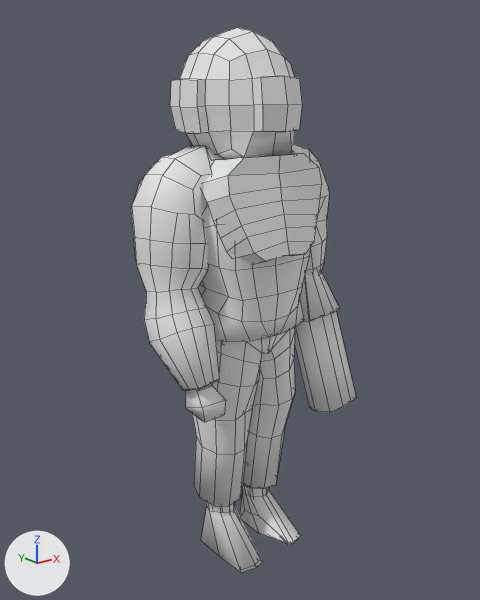
An edit to the FBX model Hayes_Ethan_collab/Assets/Models/Player/PlayerModel.fbx, drawn before and after from the same camera.
The view is the same before and after, from a 50 mm camera at (-1.79, -2.22, 2.0) aimed at (0.0, 0.01, 1.11). Every picture has the same lights, and +X, +Y and +Z are marked at lower left. Mesh edges are drawn as thin lines. Vertices at the same position are counted once.
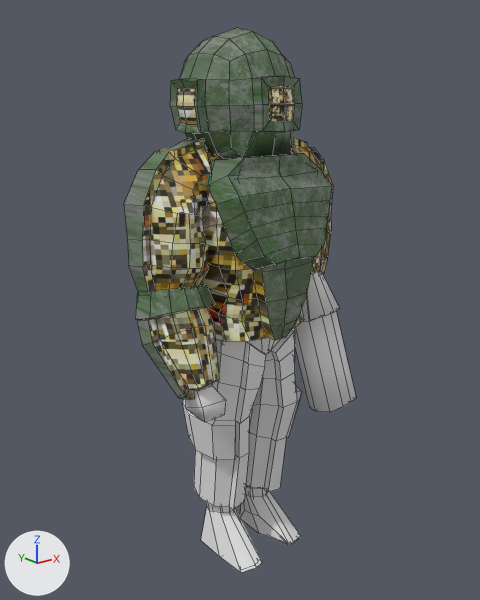
Patch to the scene script:
```diff
--- a/Hayes_Ethan_collab/Assets/Models/Player/PlayerModel.fbx.py
+++ b/Hayes_Ethan_collab/Assets/Models/Player/PlayerModel.fbx.py
@@ mat_helmet @@
+mat_helmet = principled_material('Helmet')
+mat_helmet.texture = img_divinghelmet_png  # with its transparency
@@ mat_chestplate @@
+mat_chestplate = principled_material('Chestplate')
+mat_chestplate.texture = img_chestplate_png  # with its transparency
@@ me_cube_007 @@
-me_cube_007.from_pydata(...)  # 211 vertices, 210 faces; spans x -0.296..0.296, y -0.229..0.362, z 1.421..2.361
+me_cube_007.from_pydata(...)  # 235 vertices, 234 faces; spans x -0.296..0.296, y -0.289..0.407, z 1.421..2.361
+# me_cube_007 part 8: 78 vertices moved from x -0.296..0.296, y -0.229..0.35, z 1.421..1.802 to x -0.296..0.296, y -0.289..0.407, z 1.421..1.802
+# me_cube_007 part 9: 1 vertex removed from x -0.282, y 0.115, z 2.058; 9 vertices added at x -0.265..-0.24, y 0.052..0.179, z 1.992..2.129
+# me_cube_007 part 10: 1 vertex removed from x 0.0, y -0.197, z 2.068; 9 vertices added at x -0.066..0.066, y -0.184..-0.158, z 2.003..2.136
+# me_cube_007 part 11: 198 faces spanning x -0.296..0.296, y -0.289..0.407, z 1.421..2.361 switch from no material to mat_helmet (picture img_divinghelmet_png)
@@ me_cube_002 @@
-me_cube_002.from_pydata(...)  # 173 vertices, 156 faces; spans x -0.262..0.286, y -0.191..0.194, z 0.241..1.206
+me_cube_002.from_pydata(...)  # 217 vertices, 200 faces; spans x -0.297..0.318, y -0.194..0.194, z 0.239..1.206
+# me_cube_002 part 6
+# 18 faces are deleted
+# 21 vertices are added at x -0.297..0.318, y -0.177..0.184, z 0.538..0.757
+# 15 new vertices lie (0.001, -0.031, -0.003) away from vertices in x -0.16..0.182, y -0.161..-0.058, z 0.242..1.031
+# 8 new vertices lie (0.001, -0.03, -0.003) away from vertices in x -0.132..0.156, y -0.164..-0.104, z 0.546..1.107
+# 62 new faces join them
+# me_cube_002 part 7: the surface is now shaded flat
@@ me_cube_005 @@
 me_cube_005.from_pydata(...)  # 84 vertices, 66 faces; spans x -0.197..0.221, y -0.244..0.168, z -0.022..0.581
+# me_cube_005 part 5: edges marked sharp go from 0 to 119
@@ me_cube_004 @@
-me_cube_004.from_pydata(...)  # 319 vertices, 280 faces; spans x -0.504..0.51, y -0.245..0.23, z 0.948..1.913
+me_cube_004.from_pydata(...)  # 405 vertices, 366 faces; spans x -0.54..0.541, y -0.303..0.285, z 0.933..1.943
+# me_cube_004 part 1: 4 vertices removed from x 0.012, y -0.223..0.141, z 1.187..1.425; 71 vertices added at x -0.54..0.167, y -0.303..0.285, z 0.933..1.943
+# me_cube_004 part 2: 19 vertices added at x 0.2..0.541, y -0.029..0.176, z 1.271..1.943
+# me_cube_004 part 3: 241 faces spanning x -0.504..0.51, y -0.245..0.23, z 0.948..1.913 switch from no material to mat_chestplate (picture img_chestplate_png)
+# me_cube_004 part 4: the surface is now shaded flat
```

Where the change shows, as pixel boxes (x1, y1, x2, y2) in the pictures (480 x 600 px; the box of a moved part takes in the faces that stretch with it):
'Mesh.001', reshaped (7% taller): before (131, 144, 329, 390); after (124, 137, 333, 400)
'Mesh.006', reshaped (7% wider): before (170, 27, 322, 265); after (170, 27, 332, 270)
'Pants', reshaped (15% wider): before (192, 328, 296, 506); after (182, 328, 302, 510)
part 1 of me_cube_004, built on: before (253, 254, 304, 337); after (124, 138, 314, 400)
part 2 of me_cube_004, added: after (293, 137, 333, 274)
part 3 of me_cube_004, recoloured (grey to yellow): (150, 144, 327, 390) in both
part 5 of me_cube_005, shading changed: (201, 487, 301, 573) in both
part 6 of me_cube_002, built on: before (192, 330, 295, 506); after (182, 330, 302, 510)
part 8 of me_cube_007, moved or reshaped: before (202, 158, 322, 265); after (201, 158, 332, 270)
part 9 of me_cube_007, built on: (170, 79, 201, 133) in both
part 10 of me_cube_007, built on: (261, 76, 302, 132) in both
part 11 of me_cube_007, recoloured: (179, 27, 318, 176) in both
